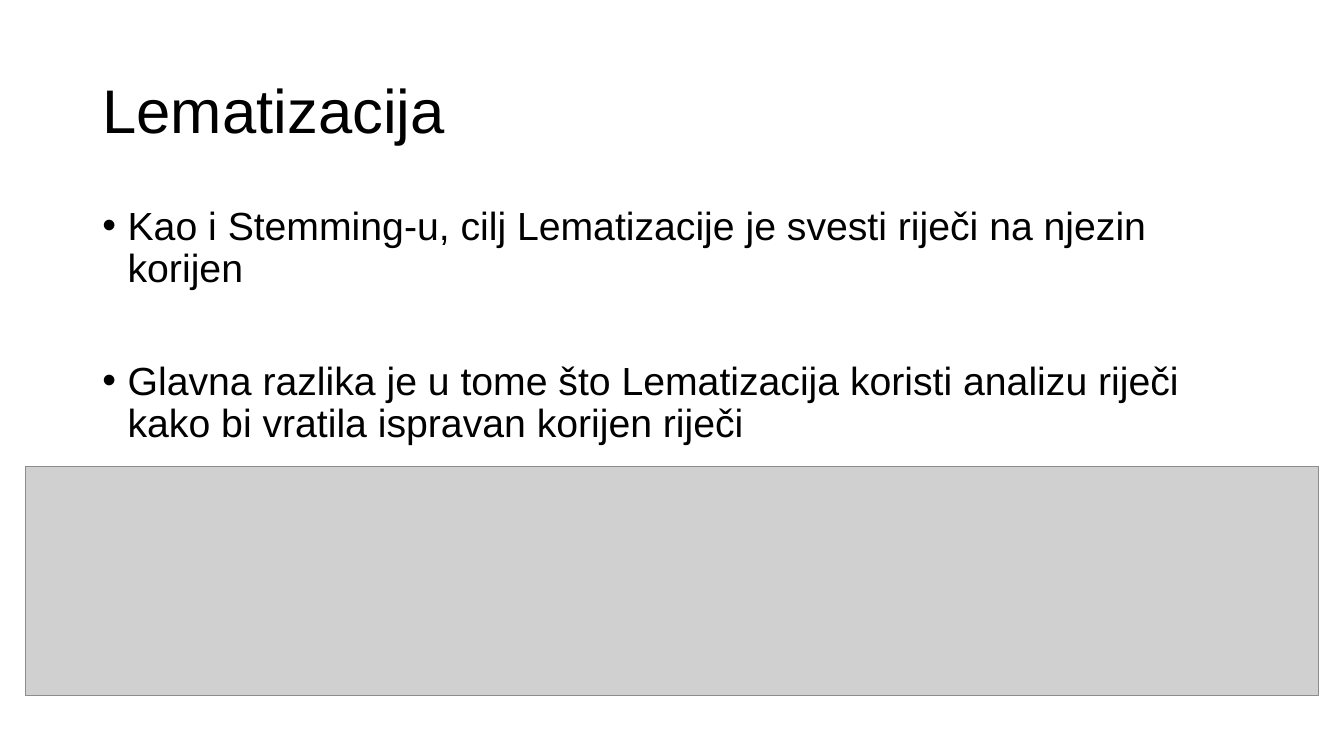
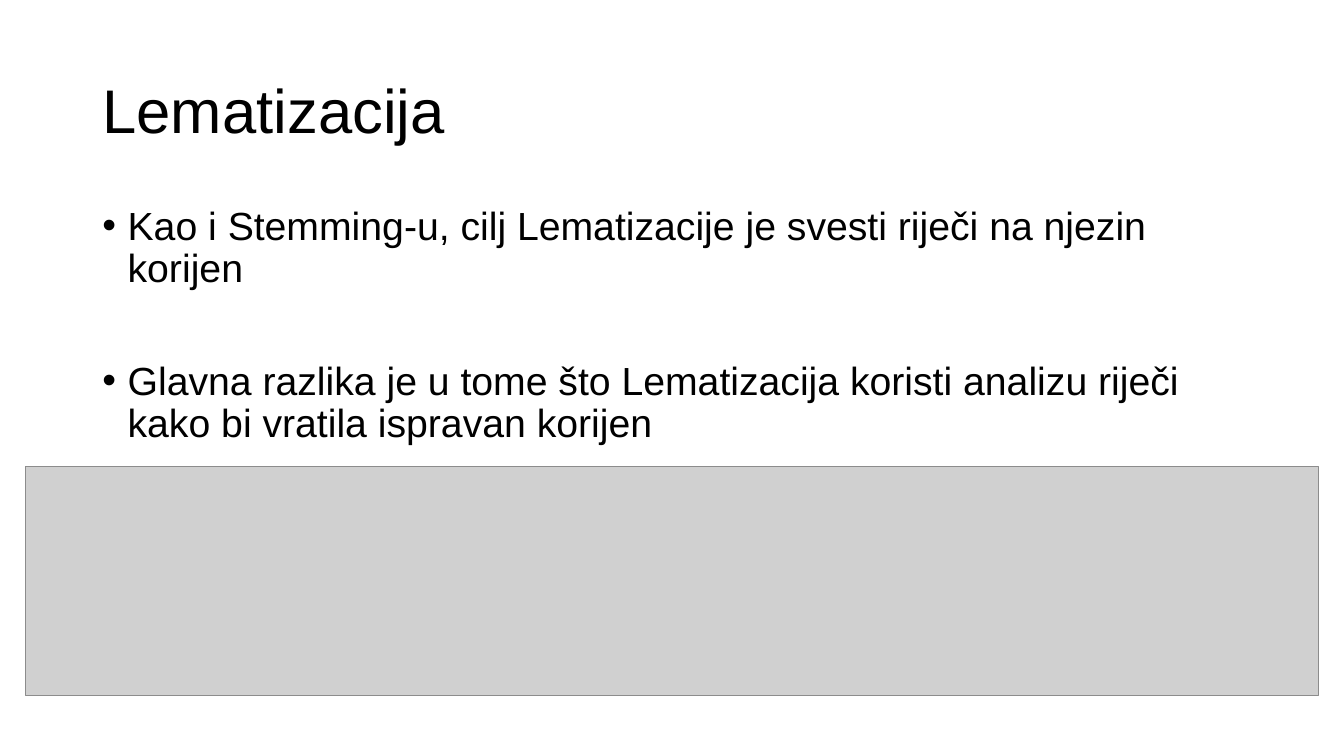
Before and after one commit to markobenjak/NoSQL, a slide deck: slide 6 of NoSQL_BigData_analitika.pptx. Drawn at 1344x756 pixels with LibreOffice and Linux fonts; fonts in the diff are those of the drawing; grey boxes stand for pictures. Boxes give left, top, right and bottom in pixels: in the first picture for what was removed or moved away, otherwise in the second. Text is boxed around its words. In the diff, an @@ line names an element or a change of style, - is before the commit and + after.

```diff
--- a/NoSQL_BigData_analitika.pptx
+++ b/NoSQL_BigData_analitika.pptx
@@ text at <box>128,366,1179,445</box>: text changed @@
-• Glavna razlika je u tome što Lematizacija koristi analizu riječi kako bi vratila ispravan korijen riječi
+• Glavna razlika je u tome što Lematizacija koristi analizu riječi kako bi vratila ispravan korijen
```
Also in this commit, not shown: 7 other slides changed.
